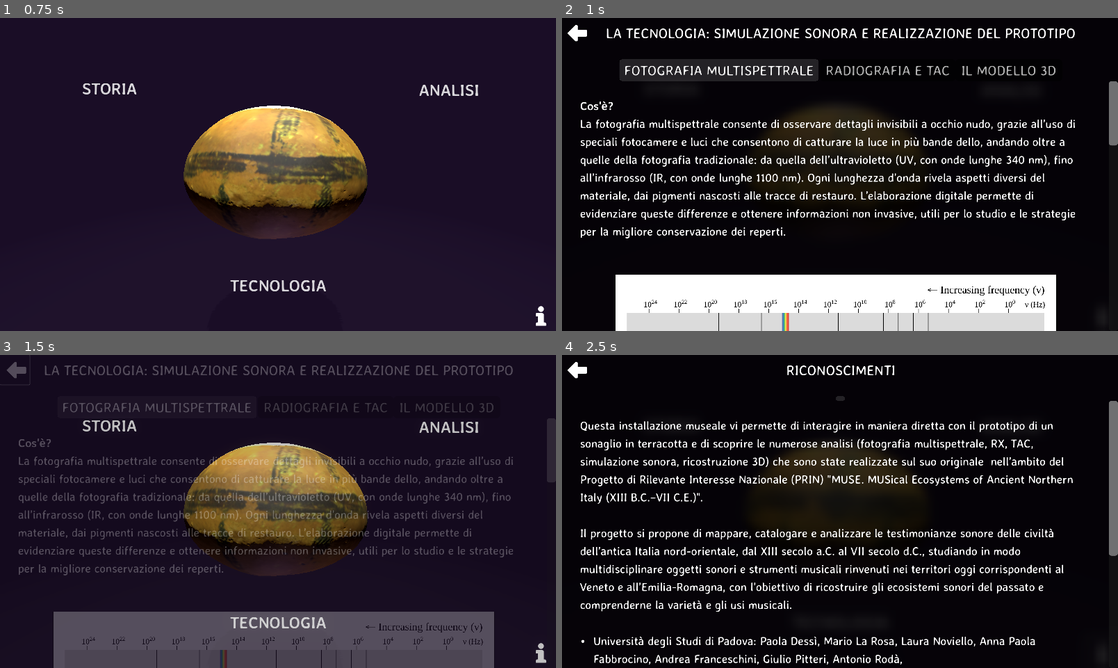
Above: before the commit, frames 1-4 (two rows, left to right).
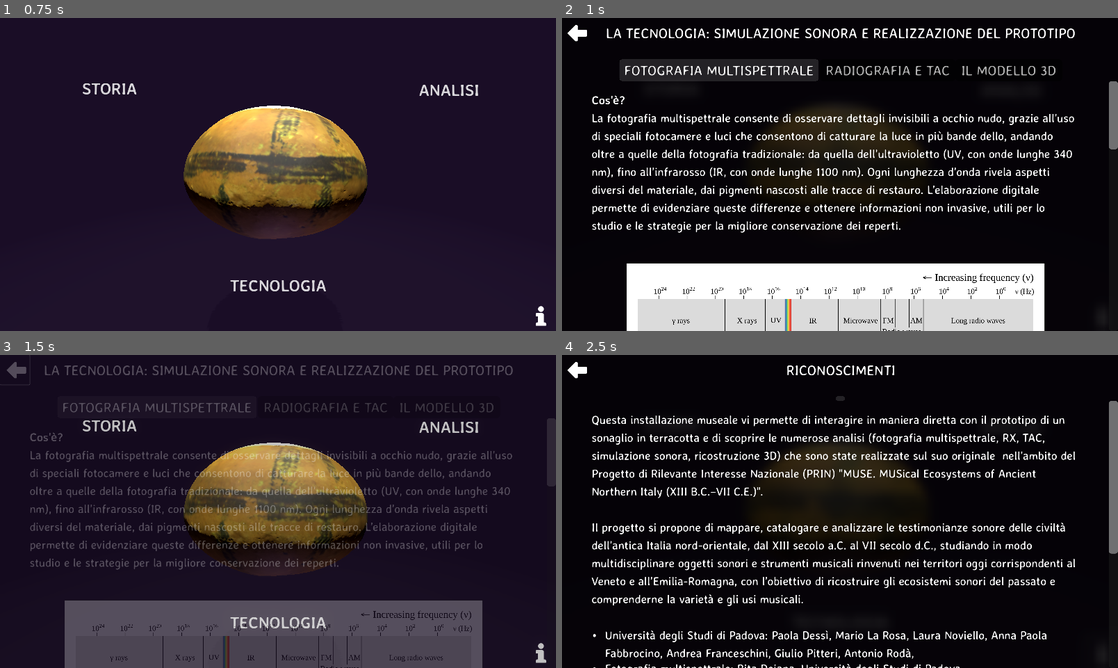
Above: after the commit, the same moments.

Repository: Morpheu5/adria-rattle-interactive-panel
Game: Godot game, scene res://scenes/main.tscn
The game is run twice, just before and just after one commit, with the same random seed, the same clock (stepped at 60 frames per second) and the same inputs. Video files are missing from this copy of the repository; at most half a second of black plays in their place.
Inputs (mouse positions are in pixels of both pictures, inside the frame that each line leads up to):
- Up to frame 1 (0.75 s): tap Enter at 0.5, 0.6 s; move the mouse to (400, 158) at 0.52 s; click (400, 158) at 0.67 s
- Up to frame 2 (1 s): no input
- Up to frame 3 (1.5 s): click (16, 370) at 1.25 s
- Up to frame 4 (2.5 s): click (1101, 652) at 2 s

Frame 1 is identical in both runs. In frame 2, 18% of the frame differs, in the area x 3-100%, y 24-100%; in frame 3, 13%; in frame 4, 17%.

Commit message:
Slightly broken but OK

Diff:
--- a/assets/base_theme.tres
+++ b/assets/base_theme.tres
@@ -421,10 +421,10 @@
 FlatButton/styles/pressed = SubResource("StyleBoxFlat_xouc1")
 Label/font_sizes/font_size = 56
 Label/fonts/font = ExtResource("1_tjcko")
-MarginContainer/constants/margin_bottom = 60
-MarginContainer/constants/margin_left = 60
-MarginContainer/constants/margin_right = 60
-MarginContainer/constants/margin_top = 60
+MarginContainer/constants/margin_bottom = 40
+MarginContainer/constants/margin_left = 100
+MarginContainer/constants/margin_right = 100
+MarginContainer/constants/margin_top = 40
 RichTextLabel/constants/line_separation = 12
 RichTextLabel/font_sizes/bold_font_size = 40
 RichTextLabel/font_sizes/bold_italics_font_size = 40
--- a/assets/content/analysis.json
+++ b/assets/content/analysis.json
@@ -68,7 +68,15 @@
 "
 					}
 				},
-
+				{
+					"type": "video",
+					"content": "res://assets/content/videos/sonaglio-raggi-x-tmb.ogv",
+					"poster": "res://assets/content/videos/sonaglio-raggi-x-tmb_poster.jpg",
+					"caption": {
+						"en": "NA",
+						"it": "Operazioni di scansione 3D del sonaglio con tecnologia RX-TAC eseguite dal personale di TMB S.R.L. nella sede di Ceregnano (RO)."
+					}
+				}
 			]
 		},
 		{
--- a/assets/content/credits.json
+++ b/assets/content/credits.json
@@ -19,7 +19,7 @@
 [cell]•  [/cell][cell]Autorizzazioni, dati archeologici e di scavo, supporto logistico e aspetti tecnici dell’installaz …(271 unchanged characters)…
 [cell]•  [/cell][cell]Restauri: Stefano Buson, Silvano Buzzarello, Federica Santinon, Kriterion s.n.c.[/cell]
 [cell]•  [/cell][cell]Raggi X e TAC: TMB s.p.a. di Ceregnano (RO): Nicola Betto, Riccardo Soldati e, per il montaggio video, Massimo Manesco[/cell]
-[cell]•  [/cell][cell]Audioinnova: Nicolò Merendino[/cell]
+[cell]•  [/cell][cell]Audio Innova: Nicolò Merendino[/cell]
 [/table]"
 					}
 				}
--- a/assets/content/history.json
+++ b/assets/content/history.json
@@ -65,6 +65,29 @@
 						"en": "NA",
 						"it": "Il sonaglio IG 12929, in ceramica fine color camoscio, ha una forma tondeggiante e cava, ed è decorato con …(1074 unchanged characters)…
 					}
+				},
+				{
+					"type": "carousel",
+					"content": [
+						{
+							"type": "image",
+							"content": "res://assets/content/images/sonaglio.jpg",
+							"thumbnail": "res://assets/content/images/sonaglio.jpg",
+							"caption": {
+								"en": "NA",
+								"it": "Sonaglio IG 12929 in ceramica fine color camoscio."
+							}
+						},
+						{
+							"type": "image",
+							"content": "res://assets/content/images/sonaglio rx.jpg",
+							"thumbnail": "res://assets/content/images/sonaglio rx.jpg",
+							"caption": {
+								"en": "NA",
+								"it": "Immagine ai Raggi X che mette in evidenza le quattro sfere contenute nel sonaglio."
+							}
+						}
+					]
 				}
 			]
 		}
--- a/project.godot
+++ b/project.godot
@@ -23,7 +23,6 @@
 
 window/size/viewport_width=1920
 window/size/viewport_height=1080
-window/size/mode=4
 window/stretch/mode="viewport"
 
 [editor_plugins]
--- a/scenes/InfoScreen.tscn
+++ b/scenes/InfoScreen.tscn
@@ -6,6 +6,8 @@
 [ext_resource type="Texture2D" uid="uid://dc2mlc80scfp3" path="res://assets/ui/arrowLeft.png" id="4_e6a6a"]
 [ext_resource type="Texture2D" uid="uid://dd63rq0o272ig" path="res://assets/content/images/a.jpg" id="5_e6a6a"]
 [ext_resource type="Texture2D" uid="uid://bq6d1qtq8onle" path="res://assets/content/images/EM_spectrum.png" id="6_gog02"]
+[ext_resource type="VideoStream" uid="uid://7t0bnnu8n5fw" path="res://assets/content/videos/sonaglio-raggi-x-tmb.ogv" id="7_x7osw"]
+[ext_resource type="Texture2D" uid="uid://c7xwi5pj2rgpl" path="res://assets/ui/right.png" id="8_l64ix"]
 
 [sub_resource type="ShaderMaterial" id="ShaderMaterial_e6a6a"]
 shader = ExtResource("2_uvk3b")
@@ -106,6 +108,7 @@
 size_flags_vertical = 3
 
 [node name="RichTextLabel" type="RichTextLabel" parent="ColorRect/MarginContainer/VBoxContainer/TabContainer/TabBar/ScrollContainer/VBoxContainer"]
+visible = false
 layout_mode = 2
 bbcode_enabled = true
 text = "Lorem ipsum dolor
@@ -146,9 +149,29 @@
 stretch_mode = 4
 
 [node name="TextureRect2" type="TextureRect" parent="ColorRect/MarginContainer/VBoxContainer/TabContainer/TabBar/ScrollContainer/VBoxContainer"]
+visible = false
 layout_mode = 2
 size_flags_vertical = 3
 texture = ExtResource("6_gog02")
 expand_mode = 5
 
+[node name="MarginContainer" type="MarginContainer" parent="ColorRect/MarginContainer/VBoxContainer/TabContainer/TabBar/ScrollContainer/VBoxContainer"]
+custom_minimum_size = Vector2(0, 800)
+layout_mode = 2
+theme_override_constants/margin_left = 120
+theme_override_constants/margin_right = 120
+
+[node name="VideoStreamPlayer" type="VideoStreamPlayer" parent="ColorRect/MarginContainer/VBoxContainer/TabContainer/TabBar/ScrollContainer/VBoxContainer/MarginContainer"]
+layout_mode = 2
+stream = ExtResource("7_x7osw")
+autoplay = true
+expand = true
+
+[node name="TextureRect" type="TextureRect" parent="ColorRect/MarginContainer/VBoxContainer/TabContainer/TabBar/ScrollContainer/VBoxContainer/MarginContainer"]
+layout_mode = 2
+size_flags_horizontal = 4
+size_flags_vertical = 4
+texture = ExtResource("8_l64ix")
+stretch_mode = 2
+
 [connection signal="pressed" from="ColorRect/MarginContainer/VBoxContainer/TitleBar/BackButton" to="." method="_on_back_button_pressed"]
--- a/scenes/info_screen.gd
+++ b/scenes/info_screen.gd
@@ -28,12 +28,12 @@
 
 	# Clear tab bar
 	var tab_container = $ColorRect/MarginContainer/VBoxContainer/TabContainer as TabContainer
-	#tab_container.add_theme_font_size_override("font_size", 32)
 	tab_container.theme = custom_theme
 	tab_container.tab_alignment = TabBar.ALIGNMENT_CENTER
 	for child in tab_container.get_children():
 		tab_container.remove_child(child)
 		child.queue_free()
+
 	# Load tabs
 	var tabs = data["tabs"].map(func(e): return e["title"][lang])
 	for i in range(tabs.size()):
@@ -52,7 +52,6 @@
 		vbox_container.size_flags_horizontal = Control.SIZE_EXPAND_FILL
 		vbox_container.size_flags_vertical = Control.SIZE_EXPAND_FILL
 		margin_container.add_child(vbox_container)
-
 		for j in range(tab_data["content"].size()):
 			var content_block = tab_data["content"][j]
 			match content_block["type"]:
@@ -72,7 +71,6 @@
 					image_margin_container.size_flags_vertical = Control.SIZE_EXPAND
 					image_margin_container.add_theme_constant_override("margin_left", 120)
 					image_margin_container.add_theme_constant_override("margin_right", 120)
-					#image_margin_container.custom_minimum_size = Vector2(1768, 400)
 					var image = TextureRect.new()
 					image.texture = load(content_block["content"])
 					image.expand_mode = TextureRect.EXPAND_FIT_HEIGHT_PROPORTIONAL
@@ -80,9 +78,6 @@
 					image.size_flags_vertical = Control.SIZE_EXPAND_FILL
 					image_margin_container.add_child(image)
 					vbox_container.add_child(image_margin_container)
-					#var spacer = Control.new()
-					#spacer.custom_minimum_size = Vector2(0, 32)
-					#vbox_container.add_child(spacer)
 					var caption = Label.new()
 					caption.text = content_block["caption"][lang]
 					caption.horizontal_alignment = HORIZONTAL_ALIGNMENT_CENTER
@@ -91,17 +86,40 @@
 					caption.add_theme_font_size_override("font_size", 32)
 					caption.autowrap_mode = TextServer.AUTOWRAP_WORD
 					vbox_container.add_child(caption)
+				"video":
+					var video_margin_container = MarginContainer.new()
+					video_margin_container.size_flags_horizontal = Control.SIZE_FILL
+					video_margin_container.size_flags_vertical = Control.SIZE_EXPAND_FILL
+					video_margin_container.add_theme_constant_override("margin_left", 120)
+					video_margin_container.add_theme_constant_override("margin_right", 120)
+
+					var video_poster = TextureRect.new()
+					video_poster.texture = load(content_block["poster"])
+					video_poster.expand_mode = TextureRect.EXPAND_IGNORE_SIZE
+					video_margin_container.add_child(video_poster)
+
+					var video_player = VideoStreamPlayer.new()
+					video_margin_container.add_child(video_player)
+					video_player.stream = load(content_block["content"])
+					video_player.expand = true
+					video_player.custom_minimum_size = Vector2(1280, 720)
+					video_player.loop = true
+					video_player.set_paused(true)
+					vbox_container.add_child(video_margin_container)
+					var play_button = Button.new()
+					play_button.text = "play"
+					play_button.pressed.connect(_on_play_button_pressed.bind(video_player))
+					vbox_container.add_child(play_button)
 				"carousel":
+					var n = content_block["content"].size()
 					var carousel_container = CenterContainer.new()
 					var carousel = HBoxContainer.new()
 					carousel_container.add_child(carousel)
-					carousel.custom_minimum_size = Vector2(1700, 400)
+					carousel.custom_minimum_size = Vector2(1400, 1000.0/n)
 					carousel.alignment = BoxContainer.ALIGNMENT_CENTER
-					carousel.size_flags_horizontal = Control.SIZE_SHRINK_CENTER
-					#carousel.size_flags_horizontal = Control.SIZE_EXPAND_FILL
 					carousel.set_anchors_preset(Control.PRESET_FULL_RECT)
 					carousel.add_theme_constant_override("separation", 50)
-					for k in range(content_block["content"].size()):
+					for k in range(n):
 						var image = TextureRect.new()
 						image.texture = load(content_block["content"][k]["thumbnail"])
 						image.size_flags_horizontal = Control.SIZE_EXPAND_FILL
@@ -126,3 +144,17 @@
 		c.images = images
 		c.captions = captions
 		add_child(c)
+
+func _on_play_button_pressed(video_player: VideoStreamPlayer):
+	print(video_player.is_paused())
+	if video_player.is_paused():
+		video_player.set_paused(false)
+		if video_player.stream_position == 0.0:
+			video_player.play()
+	else:
+		video_player.set_paused(true)
+
+#func _on_video_player_finished(video_player: VideoStreamPlayer):
+	#video_player.stop()
+	#video_player.set_paused(true)
+	#video_player.stream_position == 0.0
Not shown: 15 places in assets/base_theme.tres that only renumber resources
Binary file added: assets/content/images/sonaglio rx.jpg
Not shown, added: assets/content/images/sonaglio rx.jpg.import
Binary file added: assets/content/images/sonaglio.jpg
Not shown, added: assets/content/images/sonaglio.jpg.import
Not shown, added: assets/content/videos/sonaglio-raggi-x-tmb.ogv.uid
Binary file added: assets/content/videos/sonaglio-raggi-x-tmb_poster.jpg
Not shown, added: assets/content/videos/sonaglio-raggi-x-tmb_poster.jpg.import
Not shown, added: assets/content/videos/sonaglio-raggi-x-tmb_thumb.jpg.import
Binary file added: assets/content/videos/video_sonaglio_poster.jpg
Not shown, added: assets/content/videos/video_sonaglio_poster.jpg.import
Not shown, added: assets/content/videos/video_sonaglio_thumb.jpg.import
(and 2 more such lines)
